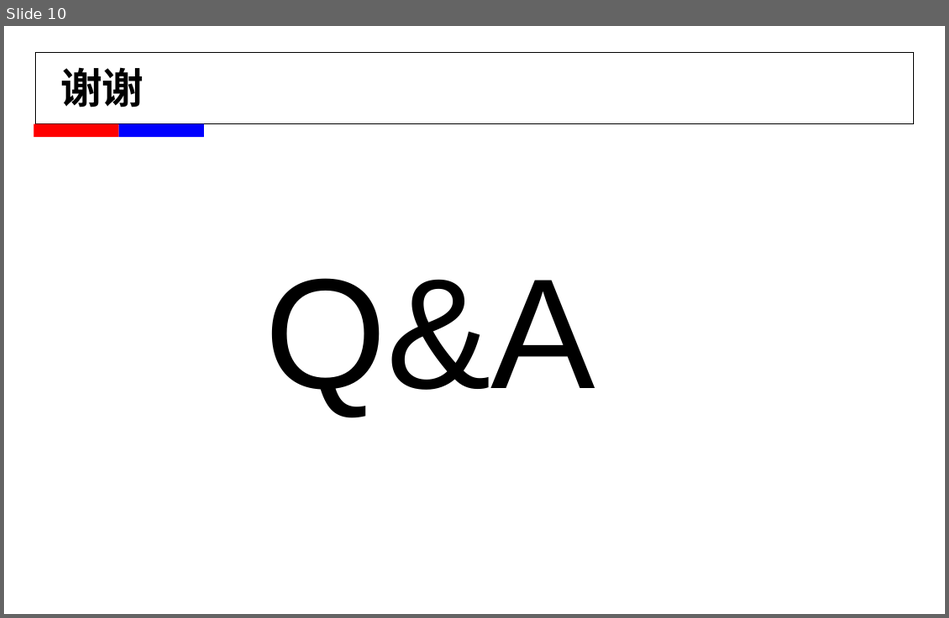
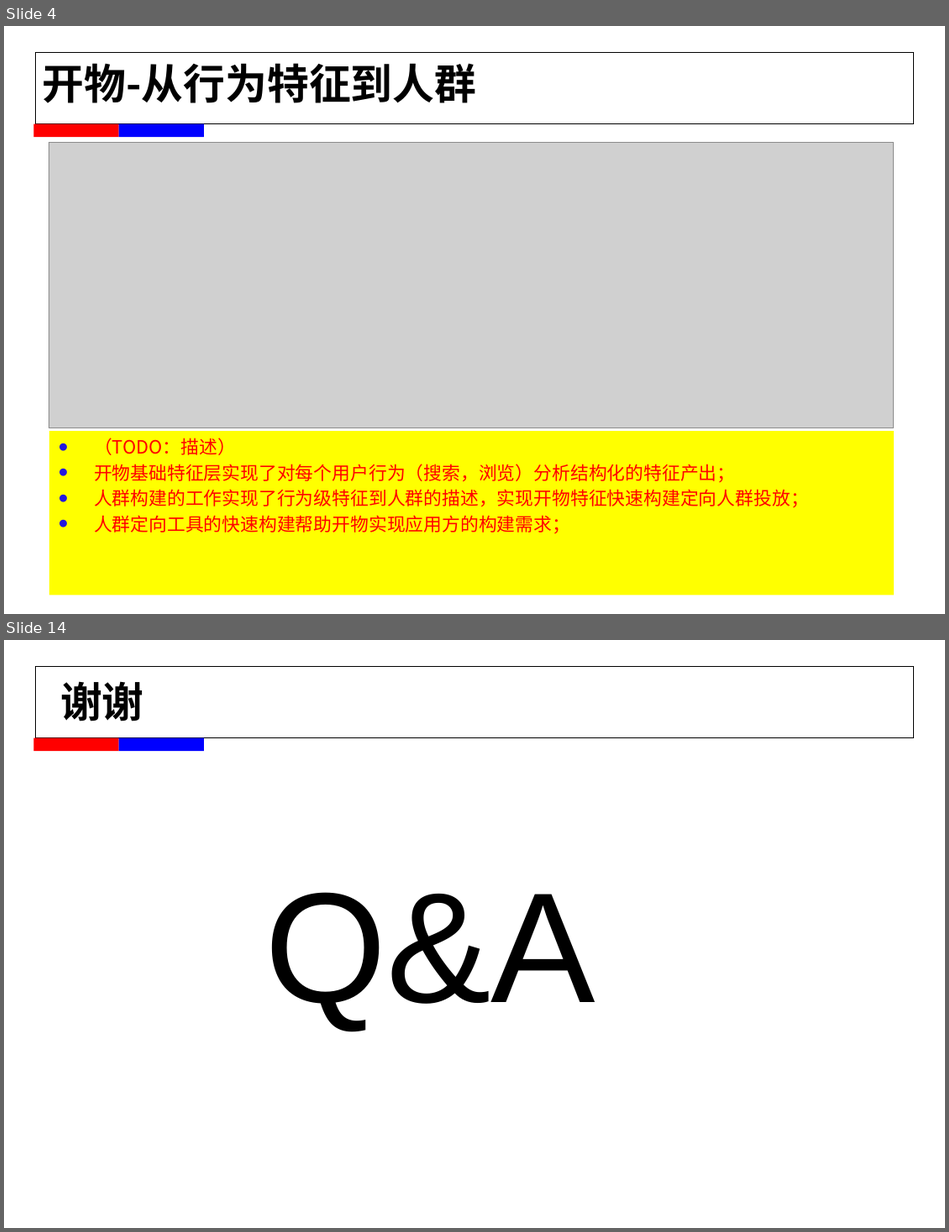
Before and after one commit to alexxyjiang/baidu-tech-report, a slide deck: For T5/蒋学渊_2015年春工作述职.pptx. Shown one above the other, each under a label of ours: slide 10 before the commit, slides 4 and 14 after it; the slides between them are not shown. The pictures are 949x618 and 949x1232 pixels, drawn with LibreOffice and Linux fonts; fonts in the diff are those of the drawing; grey boxes stand for pictures; background and template pictures are left out. Boxes give left, top, right and bottom in pixels: in the first picture for what was removed or moved away, otherwise in the second. Text is boxed around its words. In the diff, an @@ line names an element or a change of style, - is before the commit and + after.

```diff
--- a/For T5/蒋学渊_2015年春工作述职.pptx
+++ b/For T5/蒋学渊_2015年春工作述职.pptx
@@ slide 4 added at [4, 26, 945, 614], background #FFFFFF; not listed: 4 template elements that a slide beside it also shows @@
@@ text added at [43, 63, 476, 103], 32 pt, text #000000, bold @@
+开物-从行为特征到人群
@@ picture added at [49, 143, 893, 428] @@
@@ text added at [49, 431, 893, 594], fill #FFFF00, 14 pt, text #FF0000 @@
+• （TODO：描述）
+• 开物基础特征层实现了对每个用户行为（搜索，浏览）分析结构化的特征产出；
+• 人群构建的工作实现了行为级特征到人群的描述，实现开物特征快速构建定向人群投放；
+• 人群定向工具的快速构建帮助开物实现应用方的构建需求；
@@ what was slide 10 is now slide 14 @@
```
Also in this commit, not shown: 8 slides changed, 4 other slides added, 1 slide removed, 4 other files.
